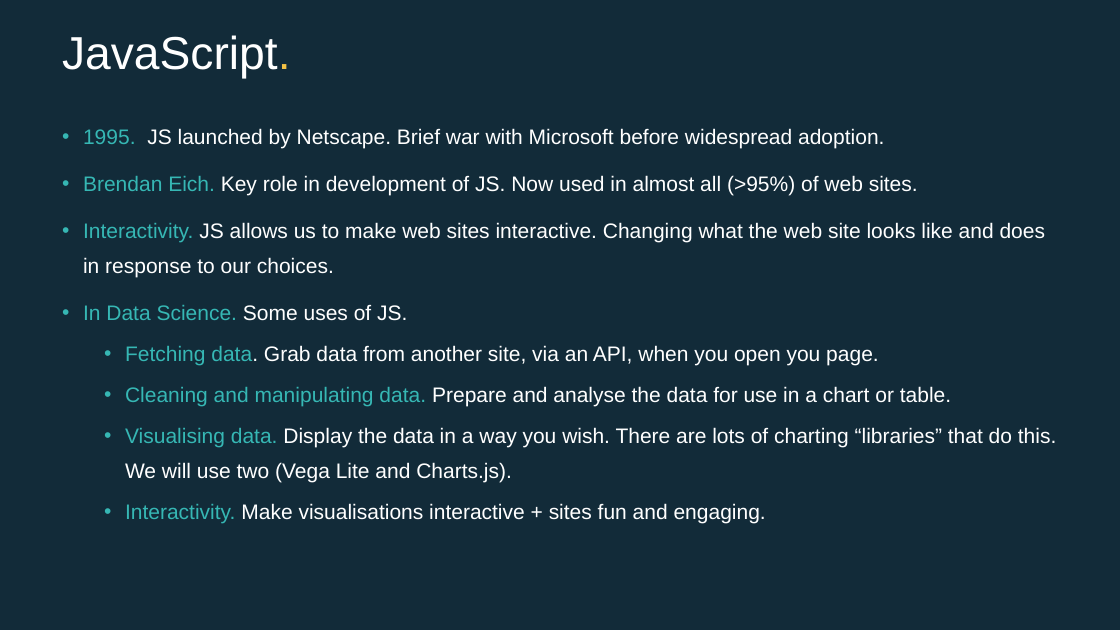
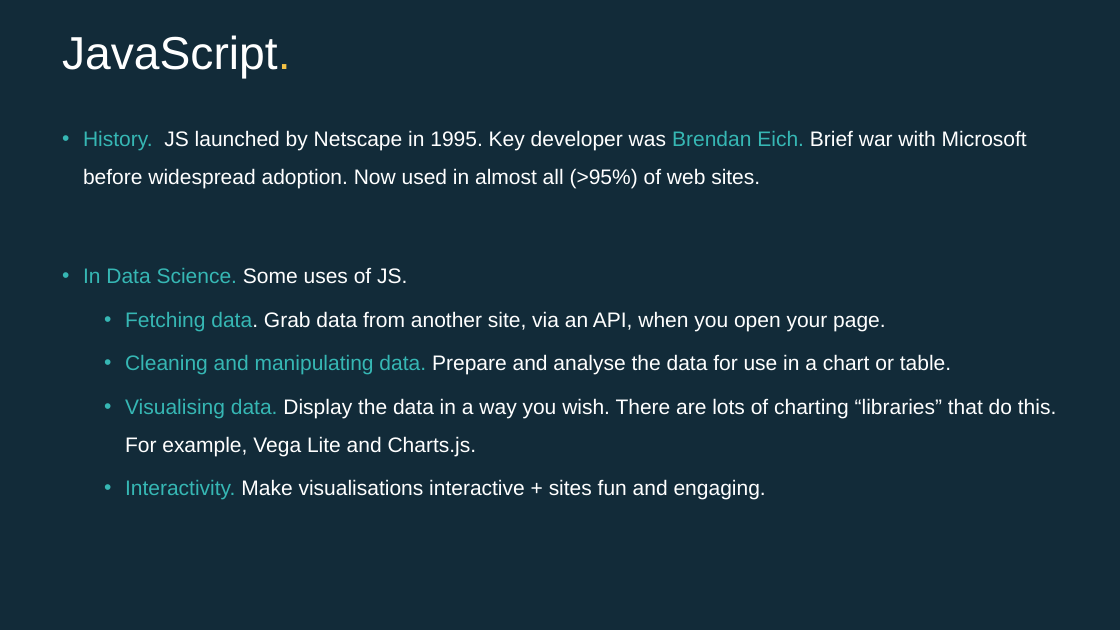
Before and after one commit to EconomicsObservatory/courses, a slide deck: slide 12 of 2/s2_Building_your_first_website.pptx (slide 11 before the commit). Drawn at 1120x630 pixels with LibreOffice and Linux fonts; fonts in the diff are those of the drawing. Boxes give left, top, right and bottom in pixels: in the first picture for what was removed or moved away, otherwise in the second. Text is boxed around its words. In the diff, an @@ line names an element or a change of style, - is before the commit and + after.

```diff
--- a/2/s2_Building_your_first_website.pptx
+++ b/2/s2_Building_your_first_website.pptx
@@ text at bbox=[83, 130, 1027, 189]: text changed @@
-• 1995. JS launched by Netscape. Brief war with Microsoft before widespread adoption.
-• Brendan Eich. Key role in development of JS. Now used in almost all (>95%) of web sites.
-• Interactivity. JS allows us to make web sites interactive. Changing what the web site looks like and does in response to our choices.
+• History. JS launched by Netscape in 1995. Key developer was Brendan Eich. Brief war with Microsoft before widespread adoption. Now used in almost all (>95%) of web sites.
@@ text at bbox=[83, 268, 951, 500]: line spacing 1.4 to 1.5 @@
@@ text at bbox=[125, 311, 886, 331]: text changed @@
-  • Fetching data. Grab data from another site, via an API, when you open you page.
+  • Fetching data. Grab data from another site, via an API, when you open your page.
@@ text at bbox=[125, 398, 1056, 456]: text changed @@
-  • Visualising data. Display the data in a way you wish. There are lots of charting “libraries” that do this. We will use two (Vega Lite and Charts.js).
+  • Visualising data. Display the data in a way you wish. There are lots of charting “libraries” that do this. For example, Vega Lite and Charts.js.
```
Also in this commit, not shown: 4 other slides changed, 4 slides added, 2 slides removed, 4 other files.
